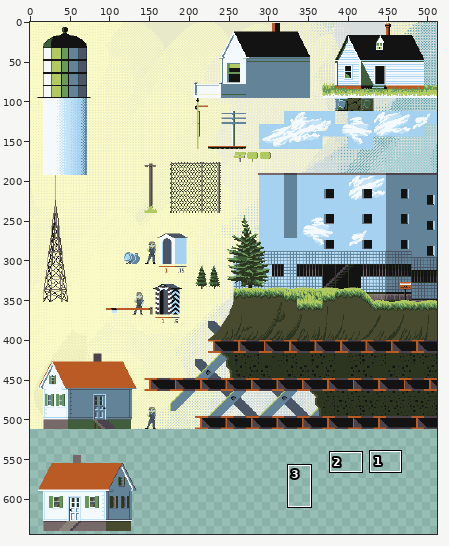
Pixel-art file -- assets/Tile/AbandonedWorking3.ase. Above, an overview of the earlier version with the close-up marked.
Close-up. Before the edit:
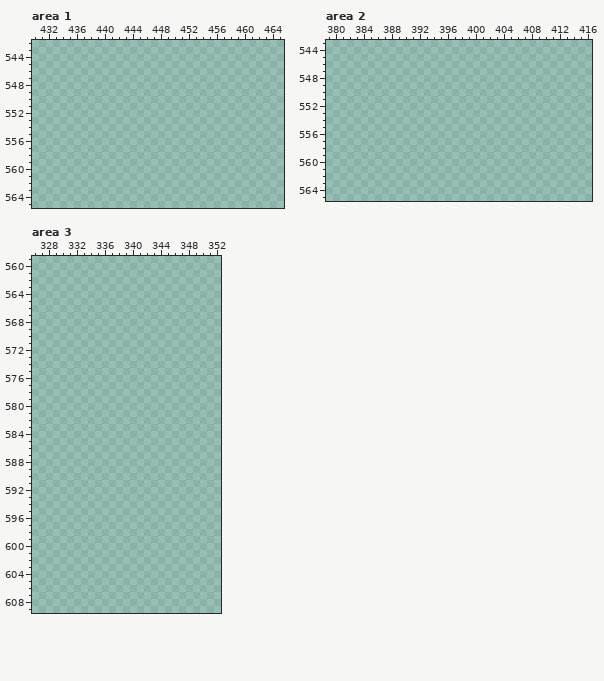
512x768 pixels, 1 frame. Shown: area 1: x 430..465, y 542..565; area 2: x 379..416, y 543..565; area 3: x 326..352, y 559..609. The wide view leaves out empty margins. The commit also changed other parts of the picture, which this record leaves out.
The same view after the edit:
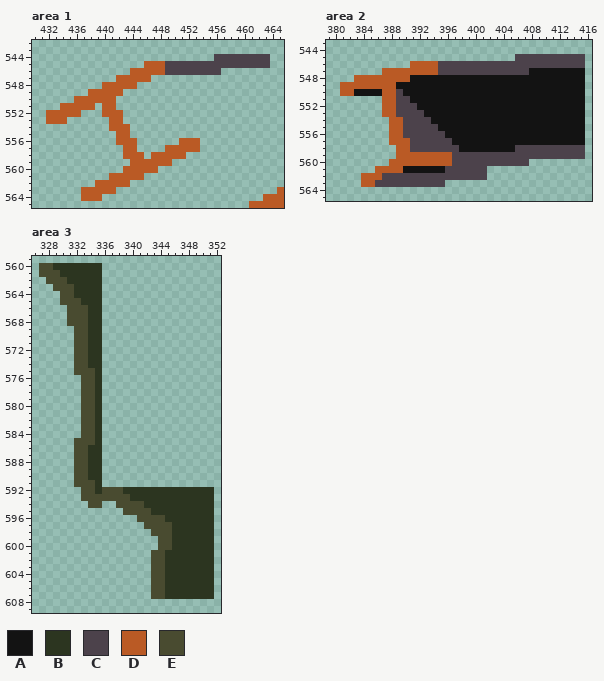
Palette (. is transparent): A #131313  B #2c3520  C #4c424b  D #ba5a25  E #494b30
From old to new:
Changed rows in their new state; - is an unchanged pixel.
Area 1, layer "Layer":
first column x 432:
544 ------------------------CCCCCCCC--
545 --------------DDDCCCCCCCCCCCCCCC--
546 ------------DDDDDCCCCCCCC---------
547 ----------DDDDD-------------------
548 --------DDDDD---------------------
549 ------DDDDD-----------------------
550 ----DDDDDD------------------------
551 --DDDDD-DD------------------------
552 DDDDD---DDD-----------------------
553 DDD------DD-----------------------
554 ---------DDD----------------------
555 ----------DD----------------------
556 ----------DDD------DDD------------
557 -----------DD----DDDDD------------
558 -----------DDD-DDDDD--------------
559 ------------DDDDDD----------------
560 -----------DDDDD------------------
561 ---------DDDDD--------------------
562 -------DDDDD----------------------
563 -----DDDDD-----------------------D
564 -----DDD-----------------------DDD
565 -----------------------------DDDDD
Area 2, layer "Layer":
first column x 381:
545 -------------------------CCCCCCCCCC
546 ----------DDDDCCCCCCCCCCCCCCCCCCCCC
547 ------DDDDDDDDCCCCCCCCCCCCCAAAAAAAA
548 --DDDDDDDDAAAAAAAAAAAAAAAAAAAAAAAAA
549 DDDDDDDDAAAAAAAAAAAAAAAAAAAAAAAAAAA
550 DDAAAADDCAAAAAAAAAAAAAAAAAAAAAAAAAA
551 ------DDCCAAAAAAAAAAAAAAAAAAAAAAAAA
552 ------DDCCCAAAAAAAAAAAAAAAAAAAAAAAA
553 ------DDCCCCAAAAAAAAAAAAAAAAAAAAAAA
554 -------DDCCCCAAAAAAAAAAAAAAAAAAAAAA
555 -------DDCCCCCAAAAAAAAAAAAAAAAAAAAA
556 -------DDCCCCCCAAAAAAAAAAAAAAAAAAAA
557 -------DDDCCCCCCAAAAAAAAAAAAAAAAAAA
558 --------DDCCCCCCCAAAAAAAACCCCCCCCCC
559 --------DDDDDDDDCCCCCCCCCCCCCCCCCCC
560 -------DDDDDDDDDCCCCCCCCCCC--------
561 -----DDDDAAAAAACCCCCC--------------
562 ---DDDCCCCCCCCCCCCCCC--------------
563 ---DDCCCCCCCCCC--------------------
Area 3, layer "Layer":
first column x 327:
560 EEBBBBBBB----------------
561 EEEBBBBBB----------------
562 -EEEBBBBB----------------
563 --EEEBBBB----------------
564 ---EEBBBB----------------
565 ---EEEBBB----------------
566 ----EEEBB----------------
567 ----EEEBB----------------
568 ----EEEBB----------------
569 -----EEBB----------------
570 -----EEBB----------------
571 -----EEBB----------------
572 -----EEBB----------------
573 -----EEBB----------------
574 -----EEBB----------------
575 -----EEEB----------------
576 ------EEB----------------
577 ------EEB----------------
578 ------EEB----------------
579 ------EEB----------------
580 ------EEB----------------
581 ------EEB----------------
582 ------EEB----------------
583 ------EEB----------------
584 ------EEB----------------
585 -----EEEB----------------
586 -----EEBB----------------
587 -----EEBB----------------
588 -----EEBB----------------
589 -----EEBB----------------
590 -----EEBB----------------
591 -----EEEB----------------
592 ------EEBEEEBBBBBBBBBBBBB
593 ------EEEEEEEBBBBBBBBBBBB
594 -------EE--EEEEBBBBBBBBBB
595 ------------EEEEBBBBBBBBB
596 --------------EEEEBBBBBBB
597 ---------------EEEEBBBBBB
598 ----------------EEEBBBBBB
599 -----------------EEBBBBBB
600 -----------------EEBBBBBB
601 ----------------EEBBBBBBB
602 ----------------EEBBBBBBB
603 ----------------EEBBBBBBB
604 ----------------EEBBBBBBB
605 ----------------EEBBBBBBB
606 ----------------EEBBBBBBB
607 ----------------EEBBBBBBB
Boxes around the changes in both close-ups, in picture pixels (x1, y1, x2, y2):
added: (46, 54, 284, 208)
added: (340, 54, 585, 187)
added: (39, 263, 214, 599)
